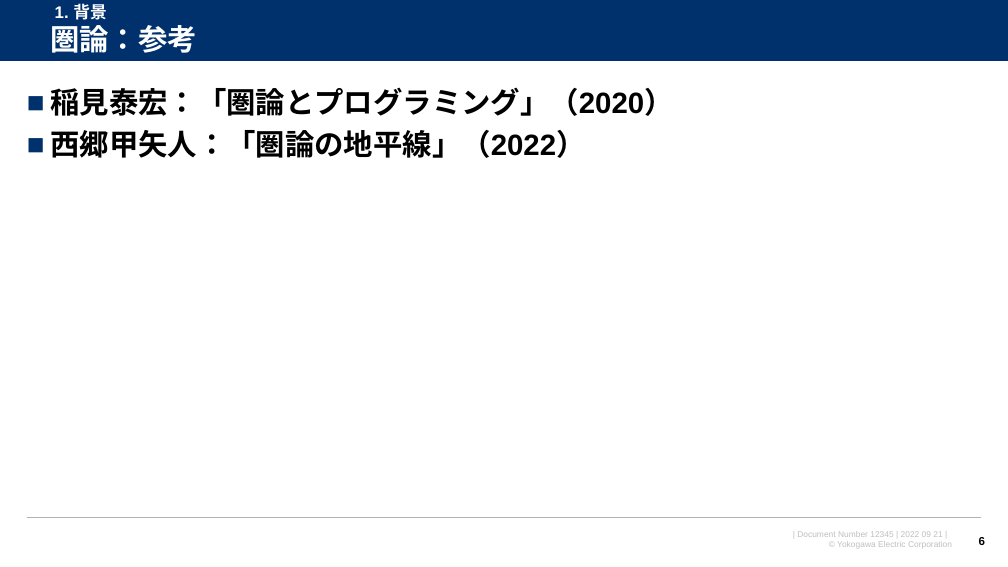
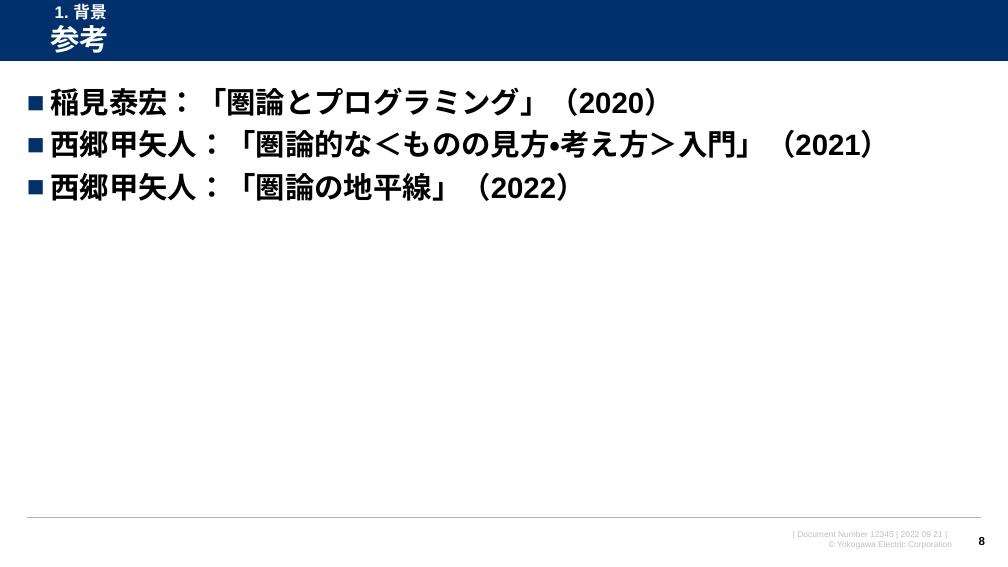
Before and after one commit to watarukumagai-git/opt, a slide deck: slide 8 of MMW/20230126_MMW_kumagai_rev.0.pptx (slide 6 before the commit). Drawn at 1008x567 pixels with LibreOffice and Linux fonts; fonts in the diff are those of the drawing; background and template pictures are left out. Boxes give left, top, right and bottom in pixels: in the first picture for what was removed or moved away, otherwise in the second. Text is boxed around its words. In the diff, an @@ line names an element or a change of style, - is before the commit and + after.

```diff
--- a/MMW/20230126_MMW_kumagai_rev.0.pptx
+++ b/MMW/20230126_MMW_kumagai_rev.0.pptx
@@ title at box(50, 25, 109, 53): text changed @@
-圏論：参考
+参考
@@ text at box(50, 130, 890, 158): paragraph added @@
+■ 西郷甲矢人：「圏論的な＜ものの見方・考え方＞入門」（2021）
```
Also in this commit, not shown: 3 other slides changed, 12 slides added, 1 slide removed.
